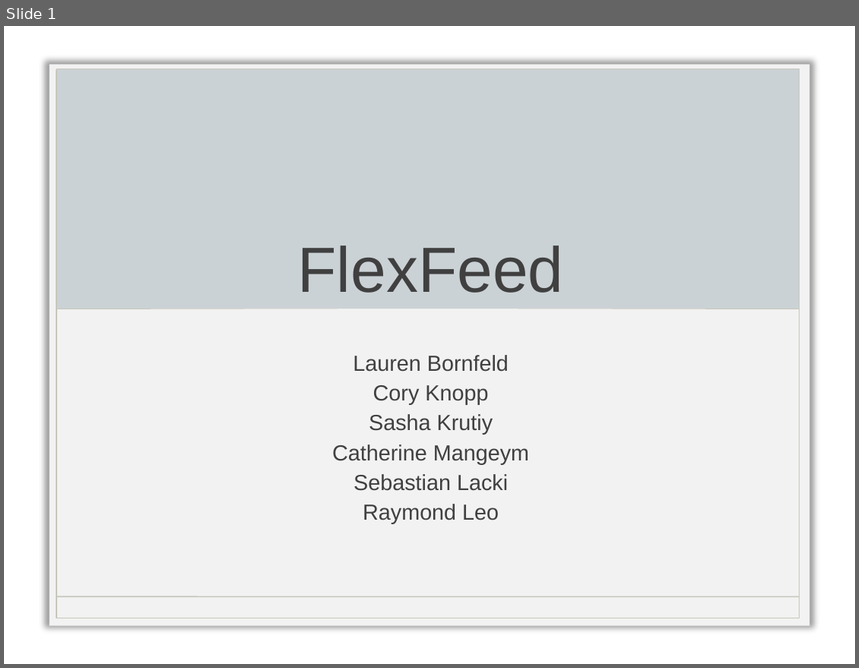
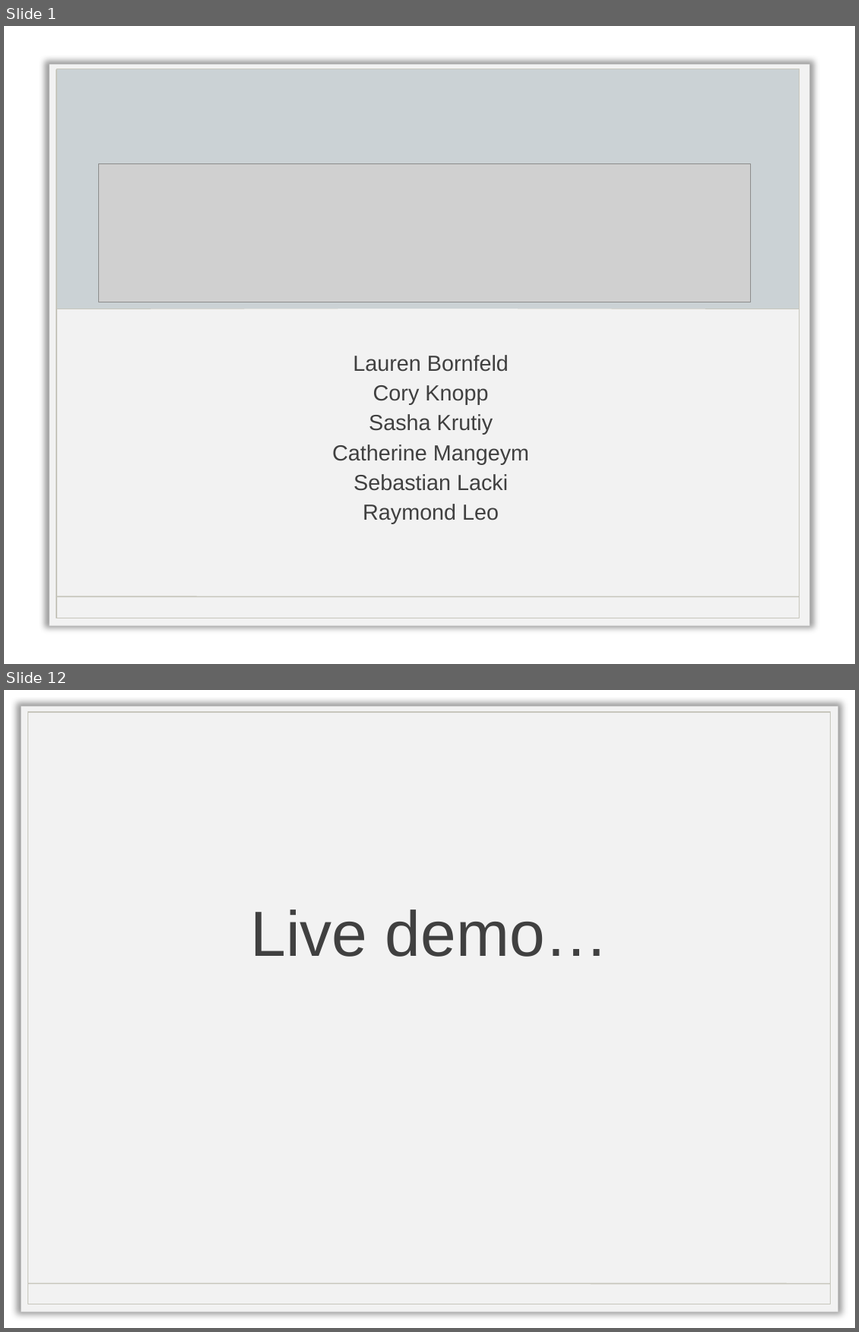
Before and after one commit to coryknopp/FlexFeed, a slide deck: FlexFeedFinalPresentation.pptx. Shown one above the other, each under a label of ours: slide 1 before the commit, slides 1 and 12 after it; the slides between them are not shown. The pictures are 859x668 and 859x1332 pixels, drawn with LibreOffice and Linux fonts; fonts in the diff are those of the drawing; grey boxes stand for pictures; background and template pictures are left out. Boxes give left, top, right and bottom in pixels: in the first picture for what was removed or moved away, otherwise in the second. Text is boxed around its words. In the diff, an @@ line names an element or a change of style, - is before the commit and + after.

```diff
--- a/FlexFeedFinalPresentation.pptx
+++ b/FlexFeedFinalPresentation.pptx
@@ slide 12 added at [4,690,855,1328], background picture (left out) @@
@@ rectangle added at [21,706,838,1312], fill #F2F2F2 @@
@@ rectangle added at [28,712,831,1305], outline #C7C6BC 1 pt @@
@@ title added at [250,910,609,957], 54 pt, text #404040 @@
+Live demo…
@@ line added from (28, 1284) to (831, 1284), #C7C6BC 1 pt @@
@@ slide 1 changed as well @@
@@ picture added at [98,164,750,302] @@
```
Also in this commit, not shown: 10 other slides added.
